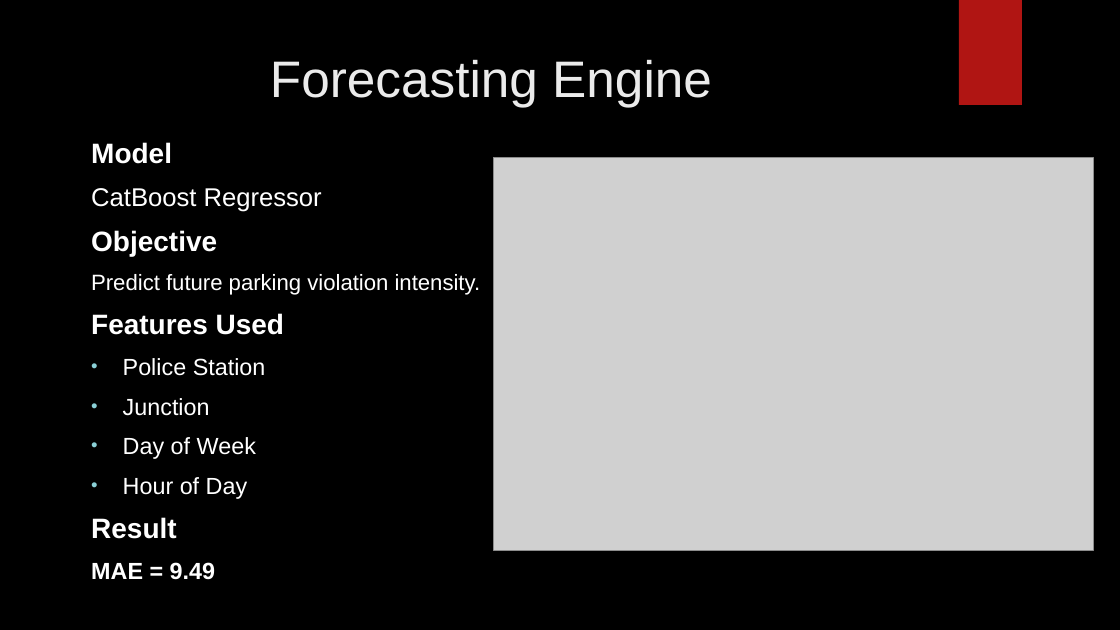
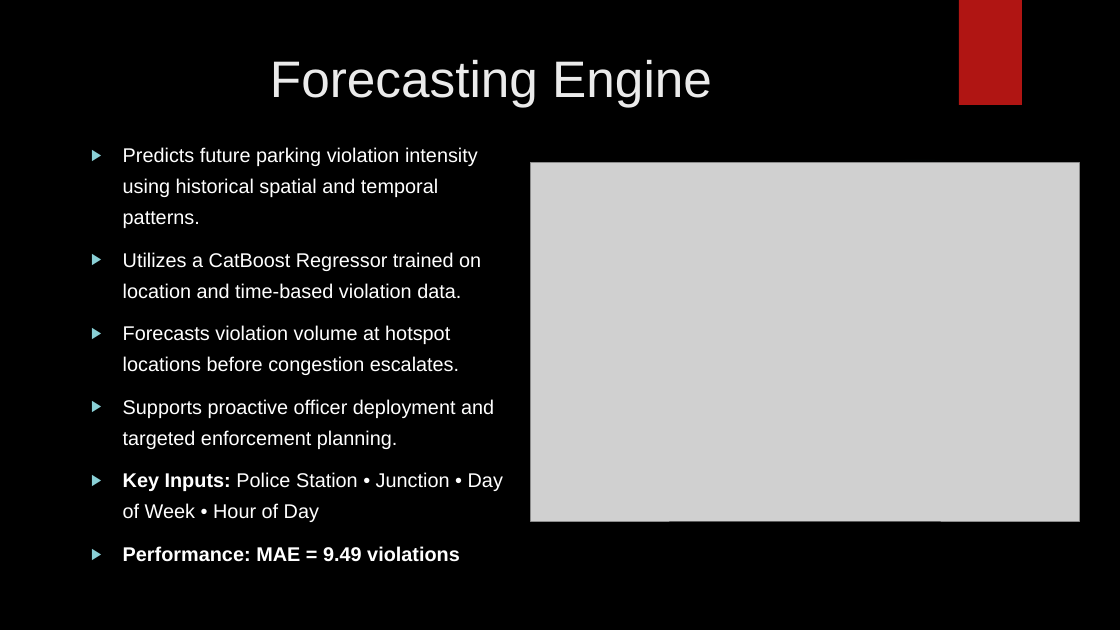
Before and after one commit to GayaStar/Parking-Impact-Intelligence-System, a slide deck: slide 7 of Parking Impact Intelligence System-presentation.pptx. Drawn at 1120x630 pixels with LibreOffice and Linux fonts; fonts in the diff are those of the drawing; grey boxes stand for pictures; background and template pictures are left out. Boxes give left, top, right and bottom in pixels: in the first picture for what was removed or moved away, otherwise in the second. Text is boxed around its words. In the diff, an @@ line names an element or a change of style, - is before the commit and + after.

```diff
--- a/Parking Impact Intelligence System-presentation.pptx
+++ b/Parking Impact Intelligence System-presentation.pptx
@@ text at (123, 147, 503, 562): text changed; size 20 to 17 pt @@
-Model
-CatBoost Regressor
-Objective
-Predict future parking violation intensity.
-Features Used
-• Police Station
-• Junction
-• Day of Week
-• Hour of Day
-Result
-MAE = 9.49
+▶ Predicts future parking violation intensity using historical spatial and temporal patterns.
+▶ Utilizes a CatBoost Regressor trained on location and time-based violation data.
+▶ Forecasts violation volume at hotspot locations before congestion escalates.
+▶ Supports proactive officer deployment and targeted enforcement planning.
+▶ Key Inputs: Police Station • Junction • Day of Week • Hour of Day
+▶ Performance: MAE = 9.49 violations
@@ picture: place and size @@
-picture at (493, 158, 1094, 550)
+picture at (531, 163, 1080, 522)
```
Also in this commit, not shown: 7 other slides changed, 15 other files.
